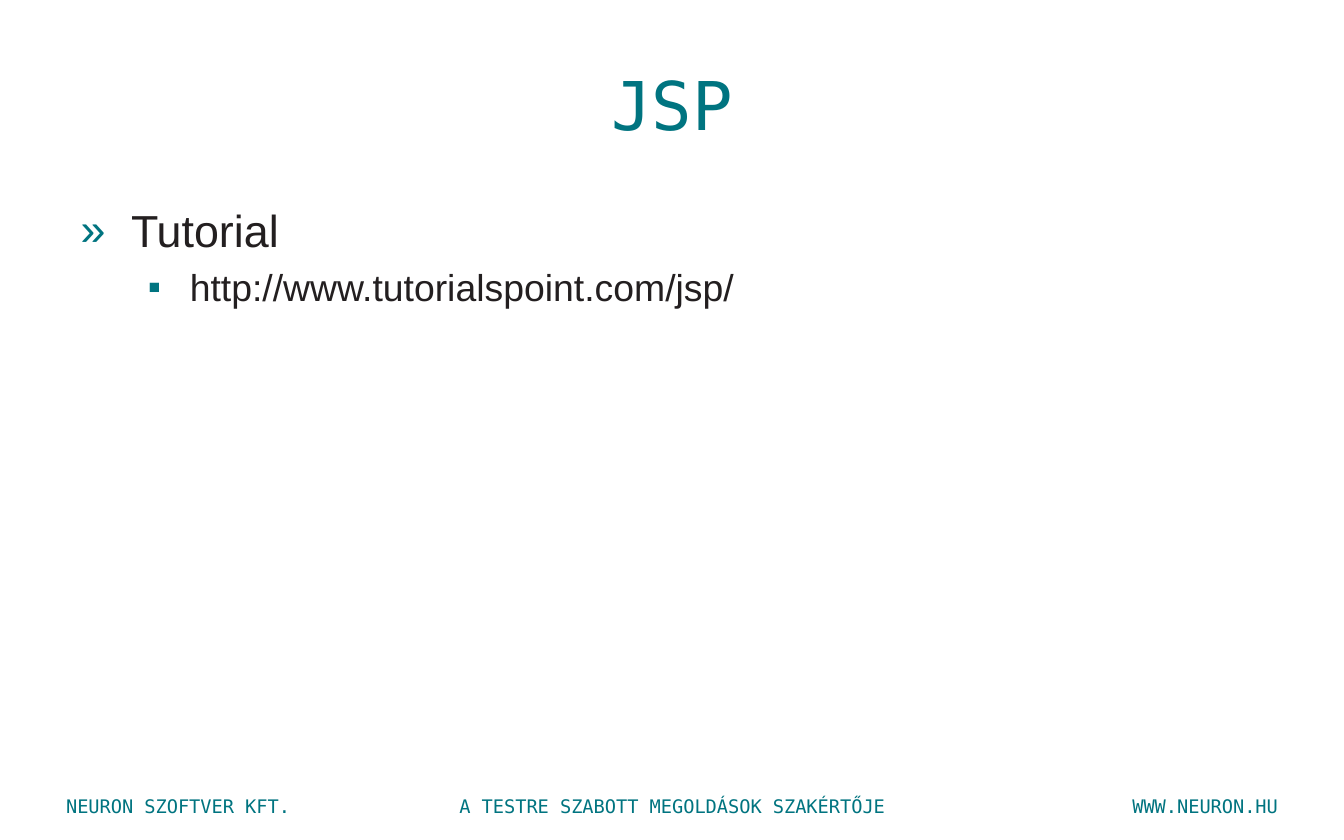
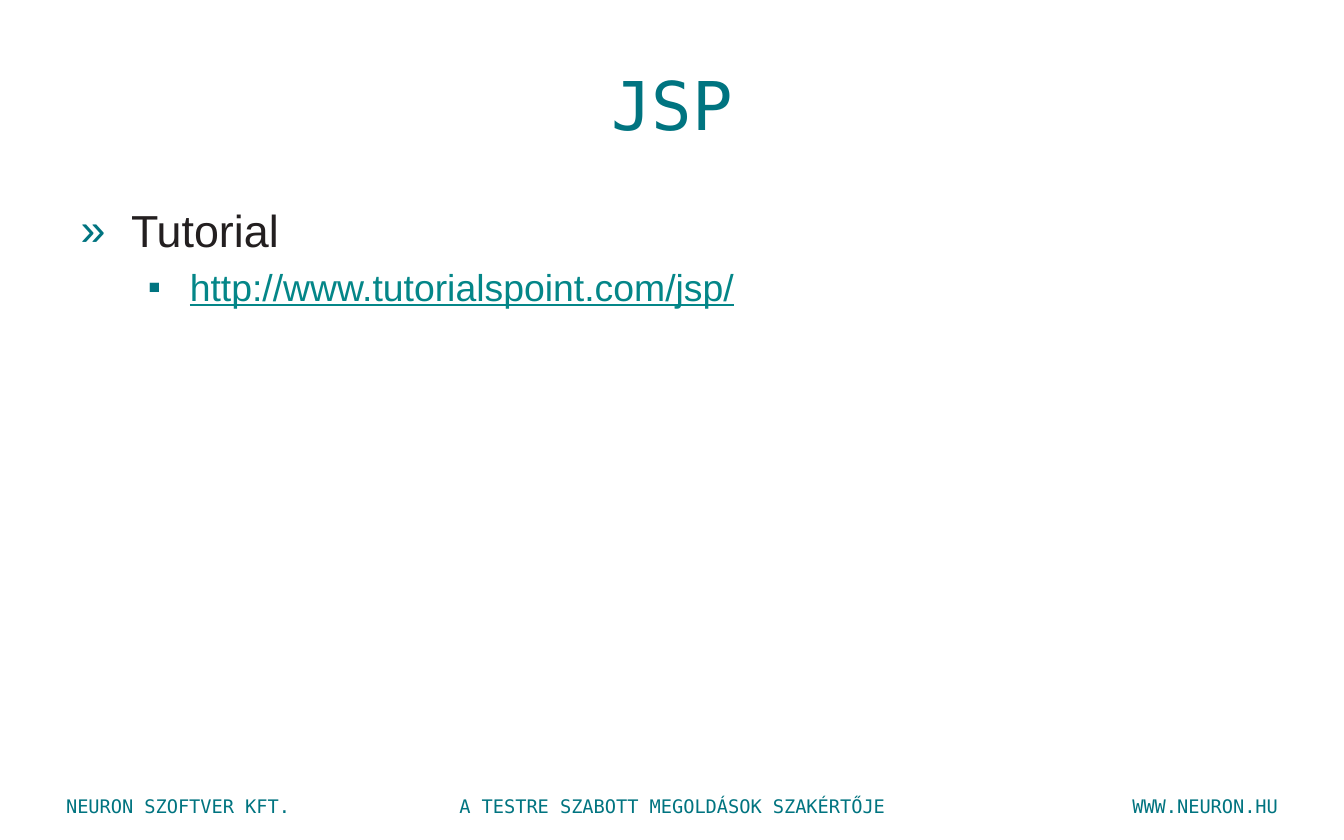
Before and after one commit to shevatevk/training, a slide deck: slide 2 of documentation/Java training 28- Servelt API- Jsp.pptx. Drawn at 1344x840 pixels with LibreOffice and Linux fonts; fonts in the diff are those of the drawing; background and template pictures are left out. Boxes give left, top, right and bottom in pixels: in the first picture for what was removed or moved away, otherwise in the second. Text is boxed around its words. In the diff, an @@ line names an element or a change of style, - is before the commit and + after.

```diff
--- a/documentation/Java training 28- Servelt API- Jsp.pptx
+++ b/documentation/Java training 28- Servelt API- Jsp.pptx
@@ text at (x1=190, y1=274, x2=734, y2=308): text colour #231F20 to #048688, underline on in "http://www.tutorialspoint.com/jsp/" @@
```
